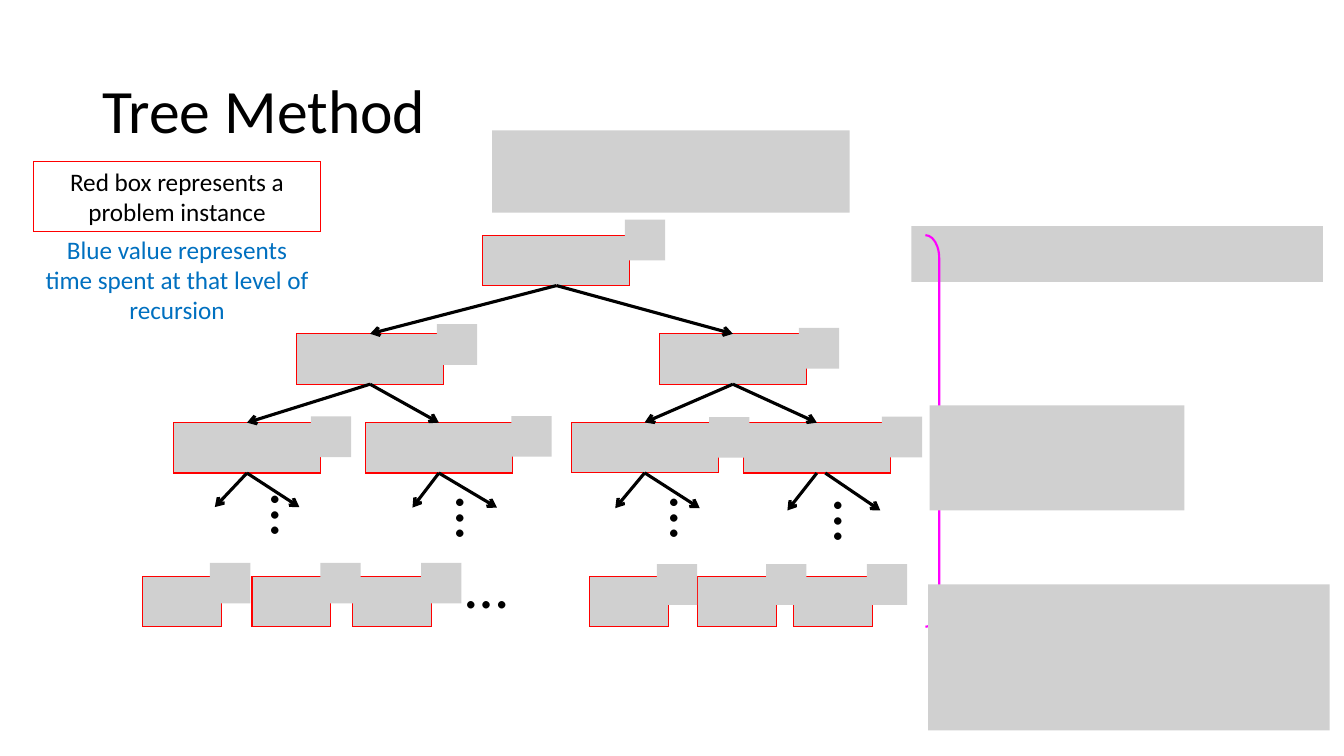
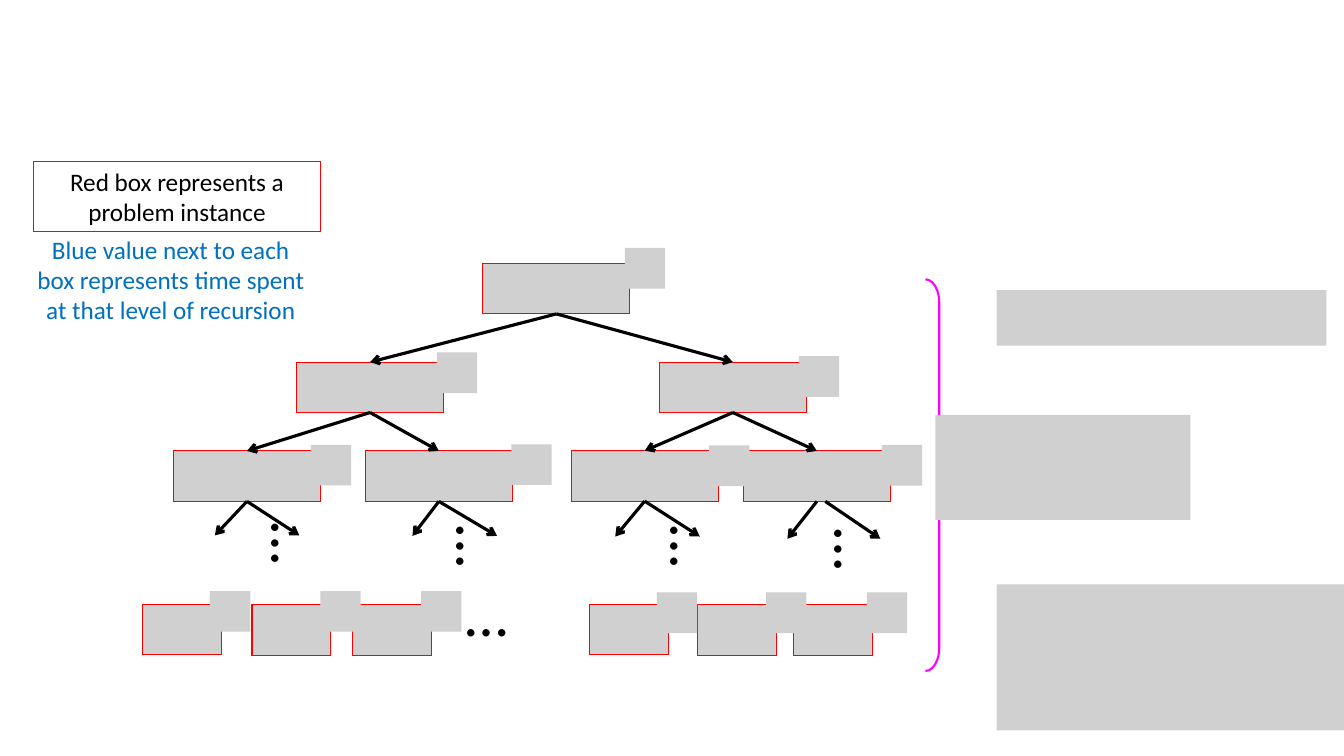
Before and after one commit to natebrunelle/cse332, a slide deck: slide 18 of demo_site/files/slides/lecture6_recurrences_inka.pptx. Drawn at 1344x756 pixels with LibreOffice and Linux fonts; fonts in the diff are those of the drawing; grey boxes stand for pictures. Boxes give left, top, right and bottom in pixels: in the first picture for what was removed or moved away, otherwise in the second. Text is boxed around its words. In the diff, an @@ line names an element or a change of style, - is before the commit and + after.

```diff
--- a/demo_site/files/slides/lecture6_recurrences_inka.pptx
+++ b/demo_site/files/slides/lecture6_recurrences_inka.pptx
@@ title removed at <box>102,90,425,134</box> @@
-Tree Method
@@ picture removed at <box>492,130,850,213</box> @@
@@ picture removed at <box>625,220,665,260</box> @@
@@ picture removed at <box>911,226,1323,281</box> @@
@@ text at <box>37,241,304,320</box>: text changed @@
-Blue value represents time spent at that level of recursion
+Blue value next to each box represents time spent at that level of recursion
@@ left brace: place and size @@
-left brace at <box>926,235,953,627</box>
+left brace at <box>926,279,953,671</box>
@@ picture added at <box>997,290,1327,346</box> @@
@@ picture removed at <box>437,325,477,365</box> @@
@@ picture removed at <box>799,328,839,368</box> @@
@@ picture removed at <box>311,416,351,457</box> @@
@@ picture removed at <box>511,416,552,457</box> @@
@@ picture removed at <box>709,417,749,458</box> @@
@@ picture removed at <box>882,416,923,457</box> @@
@@ picture: place and size @@
-picture at <box>930,405,1185,510</box>
+picture at <box>936,415,1191,520</box>
@@ picture removed at <box>210,563,250,603</box> @@
@@ picture removed at <box>321,563,361,603</box> @@
@@ picture removed at <box>421,563,462,603</box> @@
@@ picture removed at <box>657,565,698,605</box> @@
@@ picture removed at <box>766,565,807,605</box> @@
@@ picture removed at <box>867,565,907,605</box> @@
@@ group added at <box>210,248,923,633</box>: 13 pictures @@
@@ picture: place and size @@
-picture at <box>929,585,1330,731</box>
+picture at <box>997,585,1344,731</box>
@@ 14 arrows, 13 pictures, 5 texts: place and size @@
-14 arrows, 13 pictures, 5 texts at <box>143,235,891,627</box>
+14 arrows, 13 pictures, 5 texts at <box>143,263,891,655</box>
```
Also in this commit, not shown: 16 other slides changed, 7 other files.
